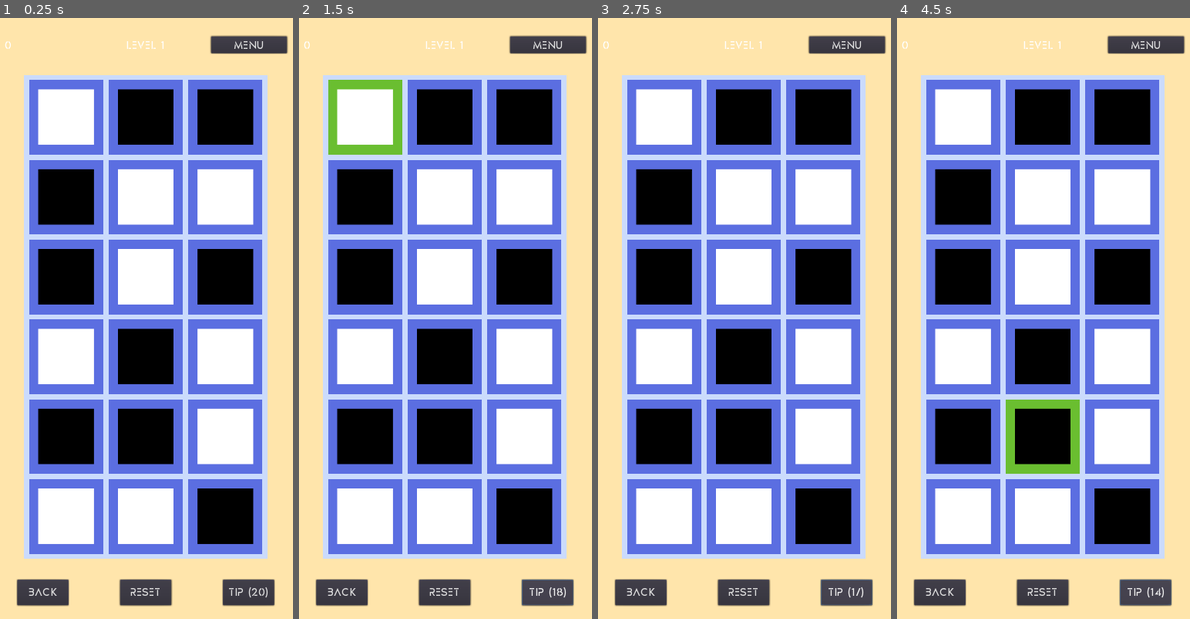
Above: before the commit, frames 1-4 (left to right).
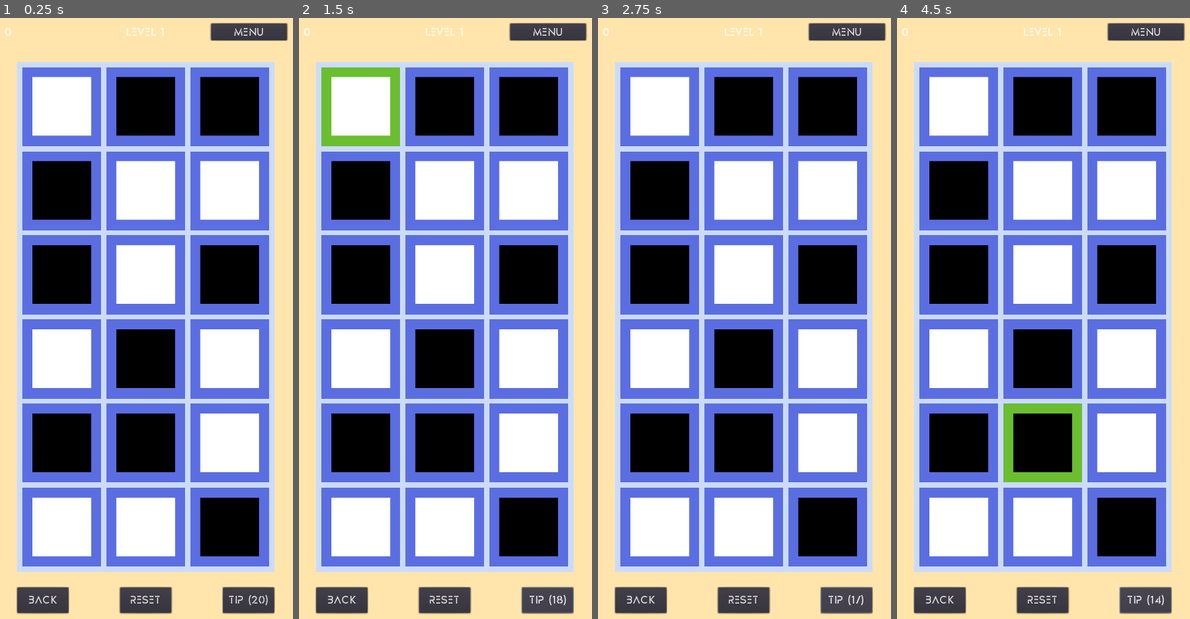
Above: after the commit, the same moments.

Repository: sisipun/SleepyCity
Game: Godot game, scene res://Game/Level/Generated/GeneratedLevel.tscn
Same seed, same stepped clock (60 frames per second), same inputs: the game is played once before the commit and once after it. This scene is started directly instead of the project's main scene.
Inputs:
- Up to frame 1 (0.25 s): no input
- Up to frame 2 (1.5 s): click "Tip (20)" at 0.5 s; click "Tip (19)" at 1.25 s
- Up to frame 3 (2.75 s): click "Tip (18)" at 2 s
- Up to frame 4 (4.5 s): click "Tip (17)" at 2.75 s; click "Tip (16)" at 3.5 s; click "Tip (15)" at 4.25 s

The runs differ from the first frame. In frame 1, 33% of the frame differs, in the area x 1-99%, y 0-100%; in frame 2, 34%; in frame 3, 33%; in frame 4, 33%.

Commit message:
Iphone x notch margin for all screens

Diff:
--- a/Game/Level/Interface/Interface.gd
+++ b/Game/Level/Interface/Interface.gd
@@ -11,7 +11,7 @@
 
 
 func _ready() -> void:
-	margin_top += OS.get_window_safe_area().position.y
+	margin_top = OS.get_window_safe_area().position.y
 
 
 func _on_reset_pressed() -> void:
--- a/Game/Level/Interface/Interface.tscn
+++ b/Game/Level/Interface/Interface.tscn
@@ -17,7 +17,7 @@
 
 [node name="Top" type="HBoxContainer" parent="."]
 anchor_right = 1.0
-margin_top = 45.0
+margin_top = 20.0
 __meta__ = {
 "_edit_use_anchors_": false
 }
@@ -80,7 +80,7 @@
 anchor_top = 1.0
 anchor_right = 1.0
 anchor_bottom = 1.0
-margin_top = -90.0
+margin_top = -75.0
 margin_bottom = -55.0
 __meta__ = {
 "_edit_use_anchors_": false
@@ -119,11 +119,12 @@
 __meta__ = {
 "_edit_use_anchors_": false
 }
+
 [connection signal="init" from="." to="Top/CenterLabels/LevelLabel" method="_on_init"]
 [connection signal="reset" from="." to="Top/LeftLabel/StepLabel" method="_on_reset"]
 [connection signal="step" from="." to="Top/LeftLabel/StepLabel" method="_on_step"]
 [connection signal="pressed" from="Top/Buttons/MenuButton" to="." method="_on_menu_pressed"]
 [connection signal="pressed" from="Bottom/Buttons/StepBackButton" to="." method="_on_step_back_pressed"]
 [connection signal="pressed" from="Bottom/Buttons/ResetButton" to="." method="_on_reset_pressed"]
+[connection signal="pressed" from="Bottom/Buttons/TipButton" to="." method="_on_tip_pressed"]
 [connection signal="pressed" from="Bottom/Buttons/TipButton" to="Bottom/Buttons/TipButton" method="_on_pressed"]
-[connection signal="pressed" from="Bottom/Buttons/TipButton" to="." method="_on_tip_pressed"]
--- a/Game/Level/Level.tscn
+++ b/Game/Level/Level.tscn
@@ -23,13 +23,16 @@
 }
 
 [node name="LevelArea" parent="." instance=ExtResource( 1 )]
-position = Vector2( 50, 130 )
+position = Vector2( 50, 70 )
 
 [node name="InterfaceLayer" type="CanvasLayer" parent="."]
 
 [node name="Interface" parent="InterfaceLayer" instance=ExtResource( 2 )]
+anchor_top = -0.000398916
+anchor_bottom = 0.999601
 
 [node name="LevelCompletePopup" parent="InterfaceLayer" instance=ExtResource( 6 )]
+
 [connection signal="step" from="LevelArea" to="InterfaceLayer/Interface" method="_on_step"]
 [connection signal="reset" from="InterfaceLayer/Interface" to="LevelArea" method="_on_reset"]
 [connection signal="step_back" from="InterfaceLayer/Interface" to="LevelArea" method="_on_step_back"]
--- a/Game/Level/LevelArea.gd
+++ b/Game/Level/LevelArea.gd
@@ -16,6 +16,7 @@
 
 func set_level(info: Storage.LevelInfo):
 	_level = LevelMap.new(info)
+	position.y += OS.get_window_safe_area().position.y
 
 	var cell_scene: = load("res://Game/Level/Cell.tscn")
 	var screen_size: = get_viewport_rect().size
--- a/Game/Menu/ChooseLevel/ChooseLevel.tscn
+++ b/Game/Menu/ChooseLevel/ChooseLevel.tscn
@@ -1,7 +1,8 @@
-[gd_scene load_steps=4 format=2]
+[gd_scene load_steps=5 format=2]
 
 [ext_resource path="res://Game/Menu/Common/LinkButton.tscn" type="PackedScene" id=1]
 [ext_resource path="res://Assets/Menu/background.png" type="Texture" id=2]
+[ext_resource path="res://Game/Menu/ChooseLevel/LevelList.gd" type="Script" id=3]
 [ext_resource path="res://Game/Menu/ChooseLevel/Levels.gd" type="Script" id=4]
 
 [node name="ChooseLevel" type="Control"]
@@ -23,14 +24,15 @@
 "_edit_use_anchors_": false
 }
 
-[node name="LevelsList" type="VBoxContainer" parent="."]
+[node name="LevelList" type="VBoxContainer" parent="."]
 anchor_right = 1.0
 anchor_bottom = 1.0
+script = ExtResource( 3 )
 __meta__ = {
 "_edit_use_anchors_": false
 }
 
-[node name="BackButtonMargin" type="MarginContainer" parent="LevelsList"]
+[node name="BackButtonMargin" type="MarginContainer" parent="LevelList"]
 margin_right = 600.0
 margin_bottom = 73.0
 custom_constants/margin_right = 50
@@ -38,20 +40,20 @@
 custom_constants/margin_left = 50
 custom_constants/margin_bottom = 20
 
-[node name="Top" type="HBoxContainer" parent="LevelsList/BackButtonMargin"]
+[node name="Top" type="HBoxContainer" parent="LevelList/BackButtonMargin"]
 margin_left = 50.0
 margin_top = 20.0
 margin_right = 550.0
 margin_bottom = 53.0
 alignment = 2
 
-[node name="BackBuutton" parent="LevelsList/BackButtonMargin/Top" instance=ExtResource( 1 )]
+[node name="BackBuutton" parent="LevelList/BackButtonMargin/Top" instance=ExtResource( 1 )]
 margin_left = 432.0
 margin_right = 500.0
 text = "Back"
 link_path = "res://Game/Menu/ChoosePack/ChoosePack.tscn"
 
-[node name="LevelsScroll" type="ScrollContainer" parent="LevelsList"]
+[node name="LevelsScroll" type="ScrollContainer" parent="LevelList"]
 margin_top = 77.0
 margin_right = 600.0
 margin_bottom = 1200.0
@@ -62,7 +64,7 @@
 "_edit_use_anchors_": false
 }
 
-[node name="LevelsMargin" type="MarginContainer" parent="LevelsList/LevelsScroll"]
+[node name="LevelsMargin" type="MarginContainer" parent="LevelList/LevelsScroll"]
 margin_right = 600.0
 margin_bottom = 1123.0
 mouse_filter = 1
@@ -71,7 +73,7 @@
 custom_constants/margin_right = 50
 custom_constants/margin_left = 50
 
-[node name="Levels" type="GridContainer" parent="LevelsList/LevelsScroll/LevelsMargin"]
+[node name="Levels" type="GridContainer" parent="LevelList/LevelsScroll/LevelsMargin"]
 margin_left = 50.0
 margin_right = 550.0
 margin_bottom = 1123.0
--- /dev/null
+++ b/Game/Menu/ChooseLevel/LevelList.gd
@@ -0,0 +1,5 @@
+extends Control
+
+
+func _ready() -> void:
+	margin_top = OS.get_window_safe_area().position.y
--- a/Game/Menu/ChoosePack/ChoosePack.tscn
+++ b/Game/Menu/ChoosePack/ChoosePack.tscn
@@ -1,8 +1,9 @@
-[gd_scene load_steps=4 format=2]
+[gd_scene load_steps=5 format=2]
 
 [ext_resource path="res://Assets/Level/background.png" type="Texture" id=1]
 [ext_resource path="res://Game/Menu/Common/LinkButton.tscn" type="PackedScene" id=2]
 [ext_resource path="res://Game/Menu/ChoosePack/Packs.gd" type="Script" id=3]
+[ext_resource path="res://Game/Menu/ChoosePack/PackList.gd" type="Script" id=4]
 
 [node name="Control" type="Control"]
 anchor_right = 1.0
@@ -22,6 +23,7 @@
 [node name="PackList" type="VBoxContainer" parent="."]
 anchor_right = 1.0
 anchor_bottom = 1.0
+script = ExtResource( 4 )
 __meta__ = {
 "_edit_use_anchors_": false
 }
--- /dev/null
+++ b/Game/Menu/ChoosePack/PackList.gd
@@ -0,0 +1,5 @@
+extends Control
+
+
+func _ready() -> void:
+	margin_top = OS.get_window_safe_area().position.y
--- a/Game/Menu/MainMenu/MainMenu.tscn
+++ b/Game/Menu/MainMenu/MainMenu.tscn
@@ -82,5 +82,6 @@
 margin_right = 408.0
 margin_bottom = 33.0
 text = "Music on"
+
 [connection signal="pressed" from="MenuMargin/Buttons/FooterButtonsMargin/SoundButtons/SoundButton" to="MenuMargin/Buttons/FooterButtonsMargin/SoundButtons" method="_on_sound_pressed"]
 [connection signal="pressed" from="MenuMargin/Buttons/FooterButtonsMargin/SoundButtons/MusicButton" to="MenuMargin/Buttons/FooterButtonsMargin/SoundButtons" method="_on_music_pressed"]
